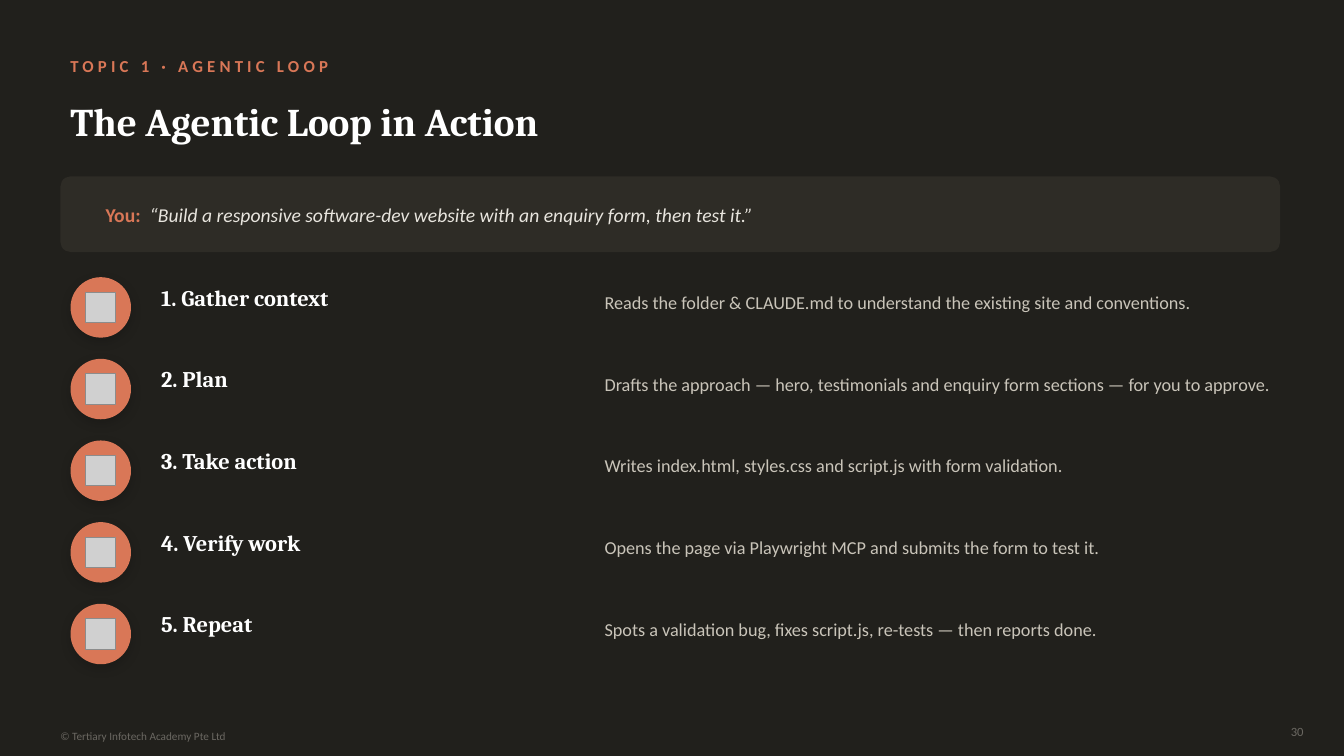
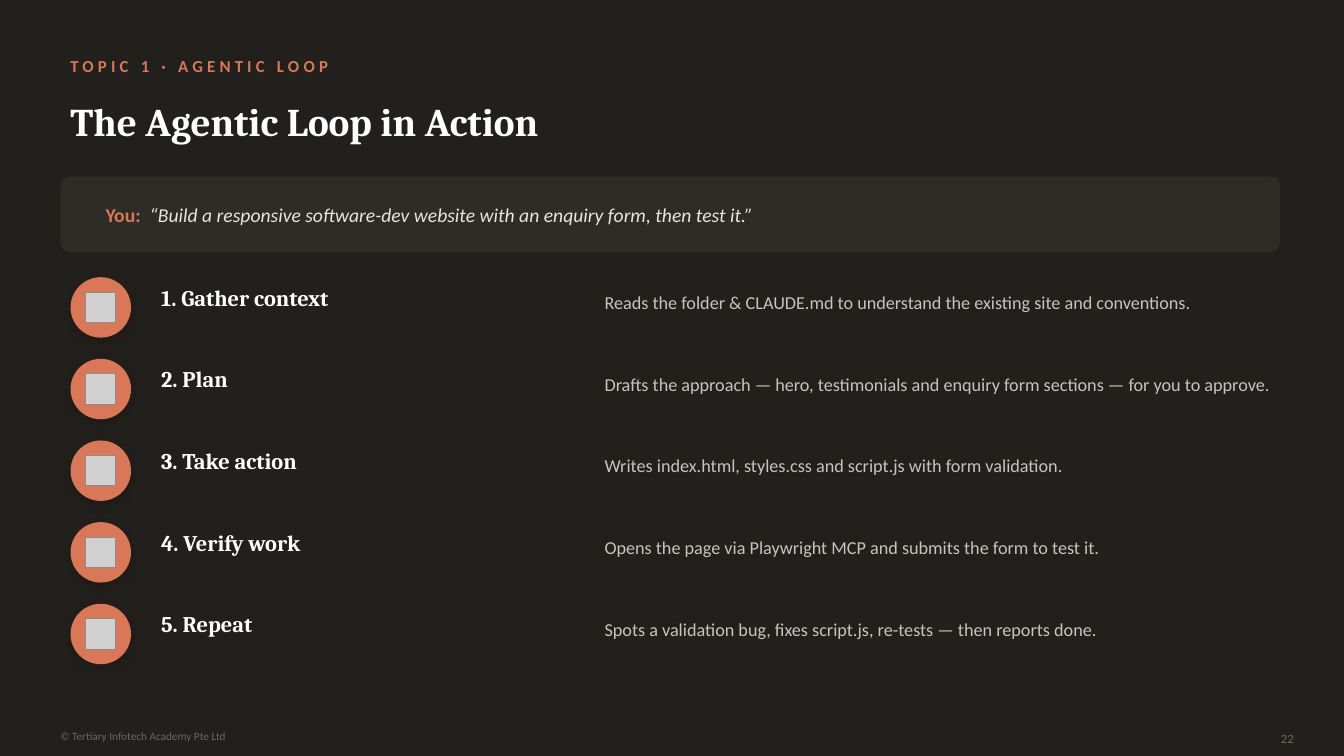
Before and after one commit to tertiarycourses/TGS-2025052468-Agentic-AI-Applications-with-Claude-Code, a slide deck: slide 22 of courseware/Agentic AI Applications with Claude Code - v21.pptx (slide 30 before the commit). Drawn at 1344x756 pixels with LibreOffice and Linux fonts; fonts in the diff are those of the drawing; grey boxes stand for pictures. Boxes give left, top, right and bottom in pixels: in the first picture for what was removed or moved away, otherwise in the second. Text is boxed around its words. In the diff, an @@ line names an element or a change of style, - is before the commit and + after.

```diff
--- a/courseware/Agentic AI Applications with Claude Code - v21.pptx
+++ b/courseware/Agentic AI Applications with Claude Code - v21.pptx
@@ text "22" at (1281, 735, 1294, 743): vertical alignment top to middle @@
@@ text at (1281, 735, 1294, 743): text changed @@
-30
+22
```
Also in this commit, not shown: 30 other slides changed, 5 other files.
